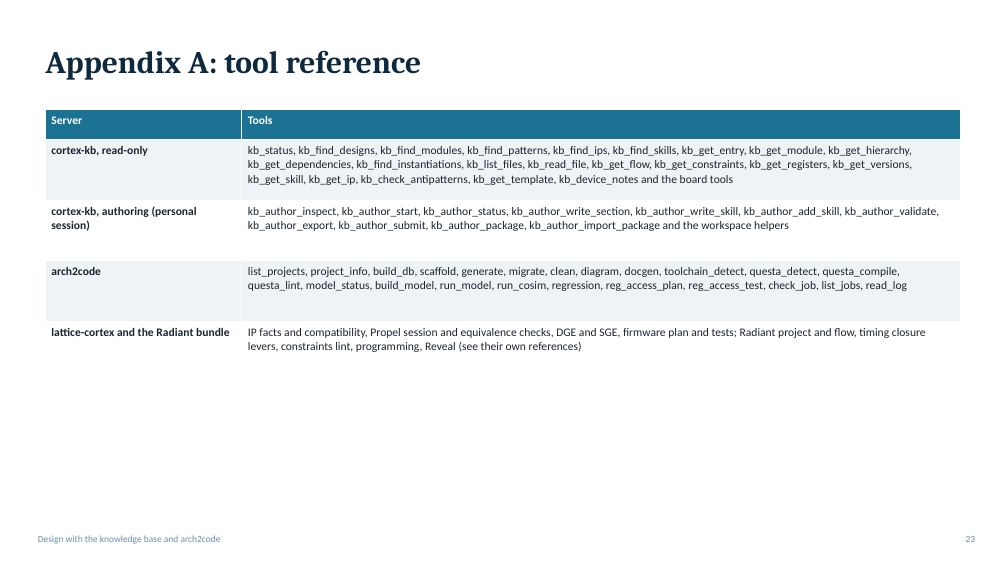
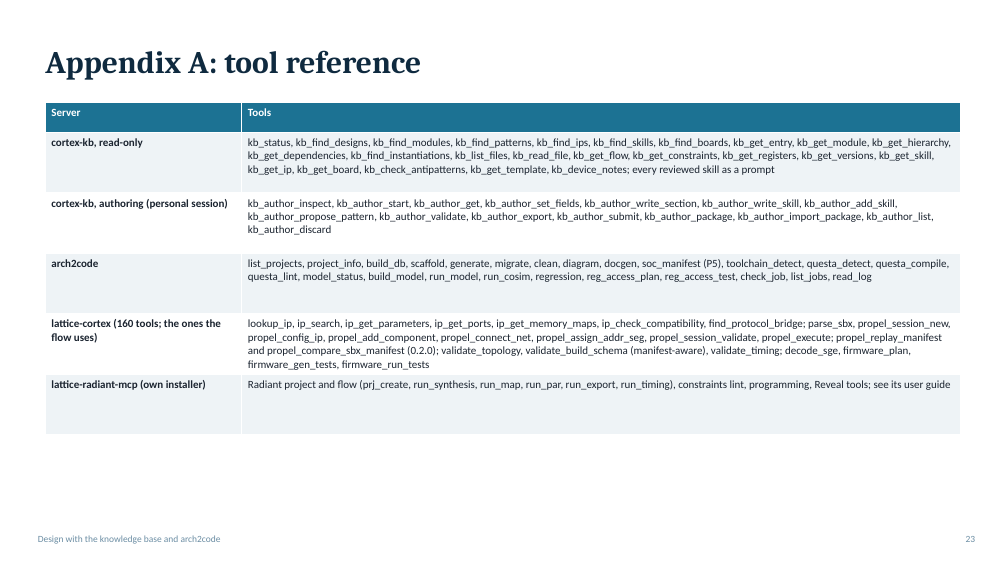
Before and after one commit to Lattice-Radiant/lattice-prompt, a slide deck: slide 23 of docs/integrated_flow_overview.pptx. Drawn at 1008x567 pixels with LibreOffice and Linux fonts; fonts in the diff are those of the drawing. Boxes give left, top, right and bottom in pixels: in the first picture for what was removed or moved away, otherwise in the second. Text is boxed around its words. In the diff, an @@ line names an element or a change of style, - is before the commit and + after.

```diff
--- a/docs/integrated_flow_overview.pptx
+++ b/docs/integrated_flow_overview.pptx
@@ table at [45,102,960,435] @@
-row 2: cortex-kb, read-only | kb_status, kb_find_designs, kb_find_modules, kb_find_patterns, kb_find_ips, kb_find_skills, kb_get_entry, kb_get_module, kb_get_hierarchy, kb_get_dependencies, kb_find_instantiations, kb_list_files, kb_read_file, kb_get_flow, kb_get_constraints, kb_get_registers, kb_get_versions, kb_get_skill, kb_get_ip, kb_check_antipatterns, kb_get_template, kb_device_notes and the board tools
-row 3: cortex-kb, authoring (personal session) | kb_author_inspect, kb_author_start, kb_author_status, kb_author_write_section, kb_author_write_skill, kb_author_add_skill, kb_author_validate, kb_author_export, kb_author_submit, kb_author_package, kb_author_import_package and the workspace helpers
-row 4: arch2code | list_projects, project_info, build_db, scaffold, generate, migrate, clean, diagram, docgen, toolchain_detect, questa_detect, questa_compile, questa_lint, model_status, build_model, run_model, run_cosim, regression, reg_access_plan, reg_access_test, check_job, list_jobs, read_log
-row 5: lattice-cortex and the Radiant bundle | IP facts and compatibility, Propel session and equivalence checks, DGE and SGE, firmware plan and tests; Radiant project and flow, timing closure levers, constraints lint, programming, Reveal (see their own references)
+row 2: cortex-kb, read-only | kb_status, kb_find_designs, kb_find_modules, kb_find_patterns, kb_find_ips, kb_find_skills, kb_find_boards, kb_get_entry, kb_get_module, kb_get_hierarchy, kb_get_dependencies, kb_find_instantiations, kb_list_files, kb_read_file, kb_get_flow, kb_get_constraints, kb_get_registers, kb_get_versions, kb_get_skill, kb_get_ip, kb_get_board, kb_check_antipatterns, kb_get_template, kb_device_notes; every reviewed skill as a prompt
+row 3: cortex-kb, authoring (personal session) | kb_author_inspect, kb_author_start, kb_author_get, kb_author_set_fields, kb_author_write_section, kb_author_write_skill, kb_author_add_skill, kb_author_propose_pattern, kb_author_validate, kb_author_export, kb_author_submit, kb_author_package, kb_author_import_package, kb_author_list, kb_author_discard
+row 4: arch2code | list_projects, project_info, build_db, scaffold, generate, migrate, clean, diagram, docgen, soc_manifest (P5), toolchain_detect, questa_detect, questa_compile, questa_lint, model_status, build_model, run_model, run_cosim, regression, reg_access_plan, reg_access_test, check_job, list_jobs, read_log
+row 5: lattice-cortex (160 tools; the ones the flow uses) | lookup_ip, ip_search, ip_get_parameters, ip_get_ports, ip_get_memory_maps, ip_check_compatibility, find_protocol_bridge; parse_sbx, propel_session_new, propel_config_ip, propel_add_component, propel_connect_net, propel_assign_addr_seg, propel_session_validate, propel_execute; propel_replay_manifest and propel_compare_sbx_manifest (0.2.0); validate_topology, validate_build_schema (manifest-aware), validate_timing; decode_sge, firmware_plan, firmware_gen_tests, firmware_run_tests
+row 6: lattice-radiant-mcp (own installer) | Radiant project and flow (prj_create, run_synthesis, run_map, run_par, run_export, run_timing), constraints lint, programming, Reveal tools; see its user guide
@@ table: place and size @@
-table at [45,110,960,382]
+table at [45,102,960,435]
```
Also in this commit, not shown: 4 other slides changed.
